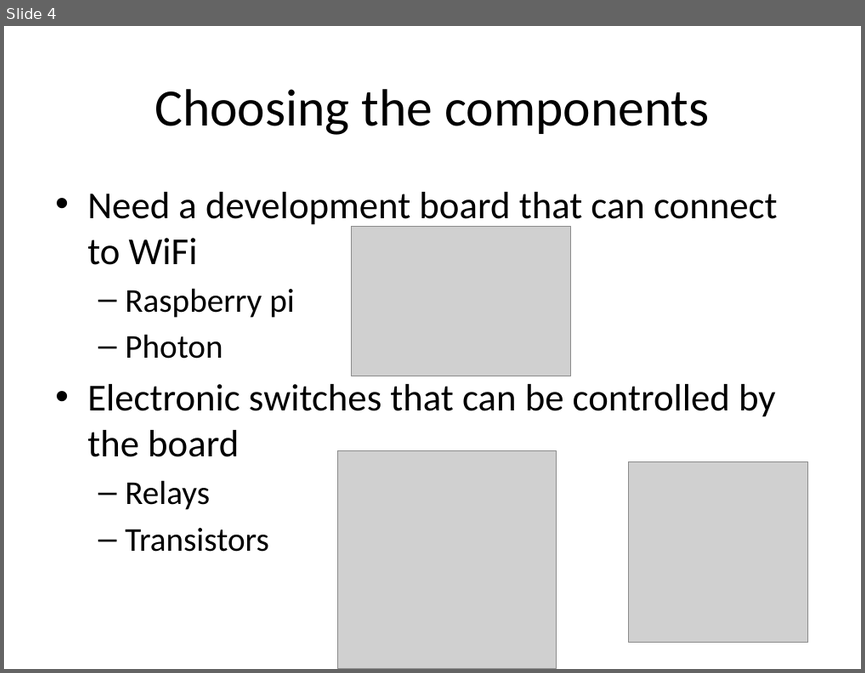
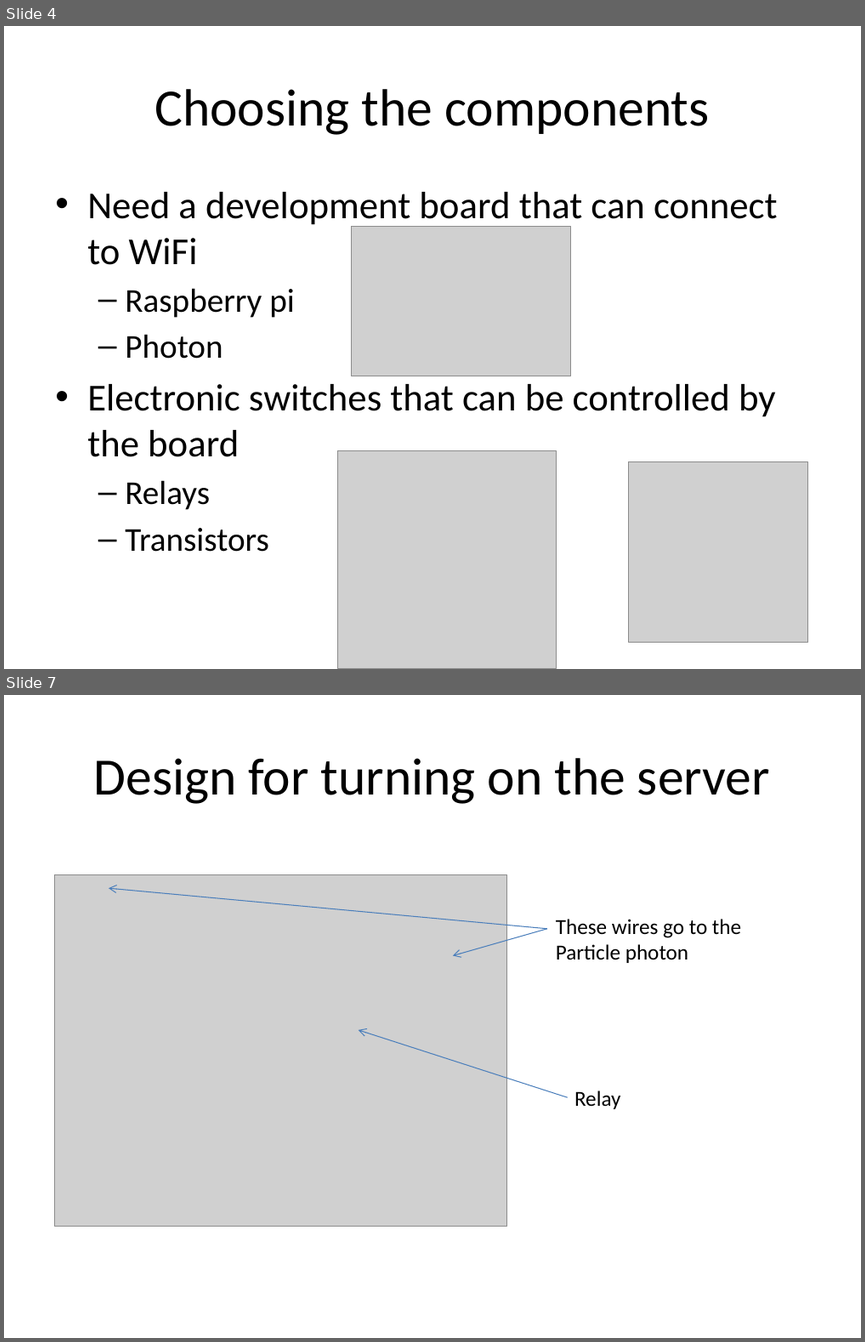
Before and after one commit to AngrySaltyFish/EPQ, a slide deck: EPQ – Artefact.pptx. Shown one above the other, each under a label of ours: slide 4 before the commit, slides 4 and 7 after it; the slides between them are not shown. The pictures are 865x673 and 865x1342 pixels, drawn with LibreOffice and Linux fonts; fonts in the diff are those of the drawing; grey boxes stand for pictures. Boxes give left, top, right and bottom in pixels: in the first picture for what was removed or moved away, otherwise in the second. Text is boxed around its words. In the diff, an @@ line names an element or a change of style, - is before the commit and + after.

```diff
--- a/EPQ – Artefact.pptx
+++ b/EPQ – Artefact.pptx
@@ slide 7 added at bbox=[4, 695, 861, 1338], background #FFFFFF @@
@@ title added at bbox=[94, 758, 770, 804], 44 pt, text #000000 @@
+Design for turning on the server
@@ picture added at bbox=[54, 875, 507, 1226] @@
@@ arrow added from (547, 929) to (109, 888), #4B7EBC 0.75 pt @@
@@ text added at bbox=[556, 919, 741, 963], 18 pt, text #000000 @@
+These wires go to the
+Particle photon
@@ arrow added from (547, 929) to (453, 955), #4B7EBC 0.75 pt @@
@@ arrow added from (567, 1097) to (358, 1030), #4B7EBC 0.75 pt @@
@@ text added at bbox=[574, 1090, 620, 1109], 18 pt, text #000000 @@
+Relay
```
Also in this commit, not shown: 9 other slides added, 1 other file.
